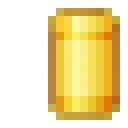
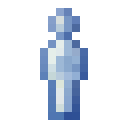
Comparing the layer stacks of the two 128x128 images. Changes:
added layer "person" above "bug comment" over [40, 8, 88, 120]
hid "Layer 15" over [48, 8, 120, 120]
